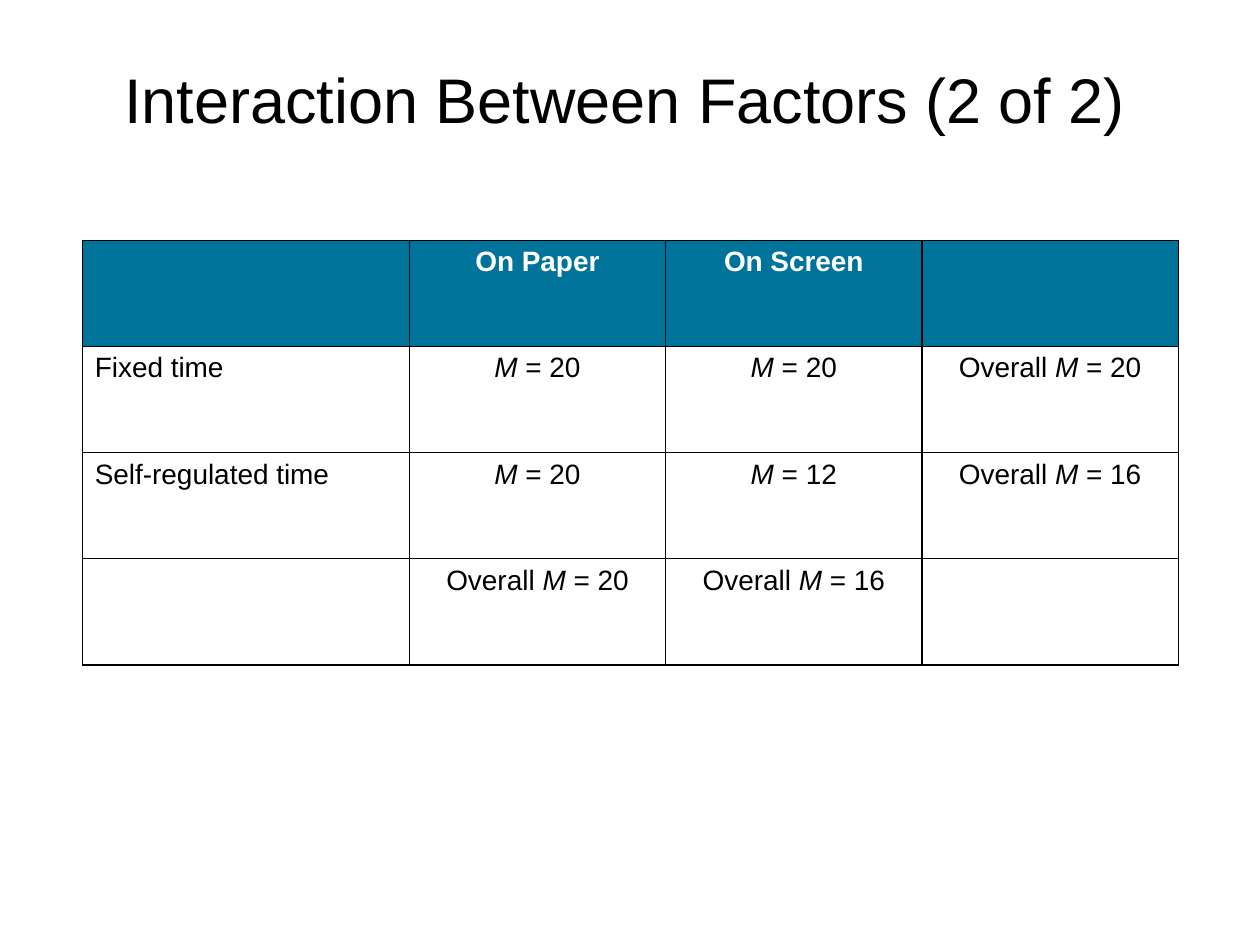
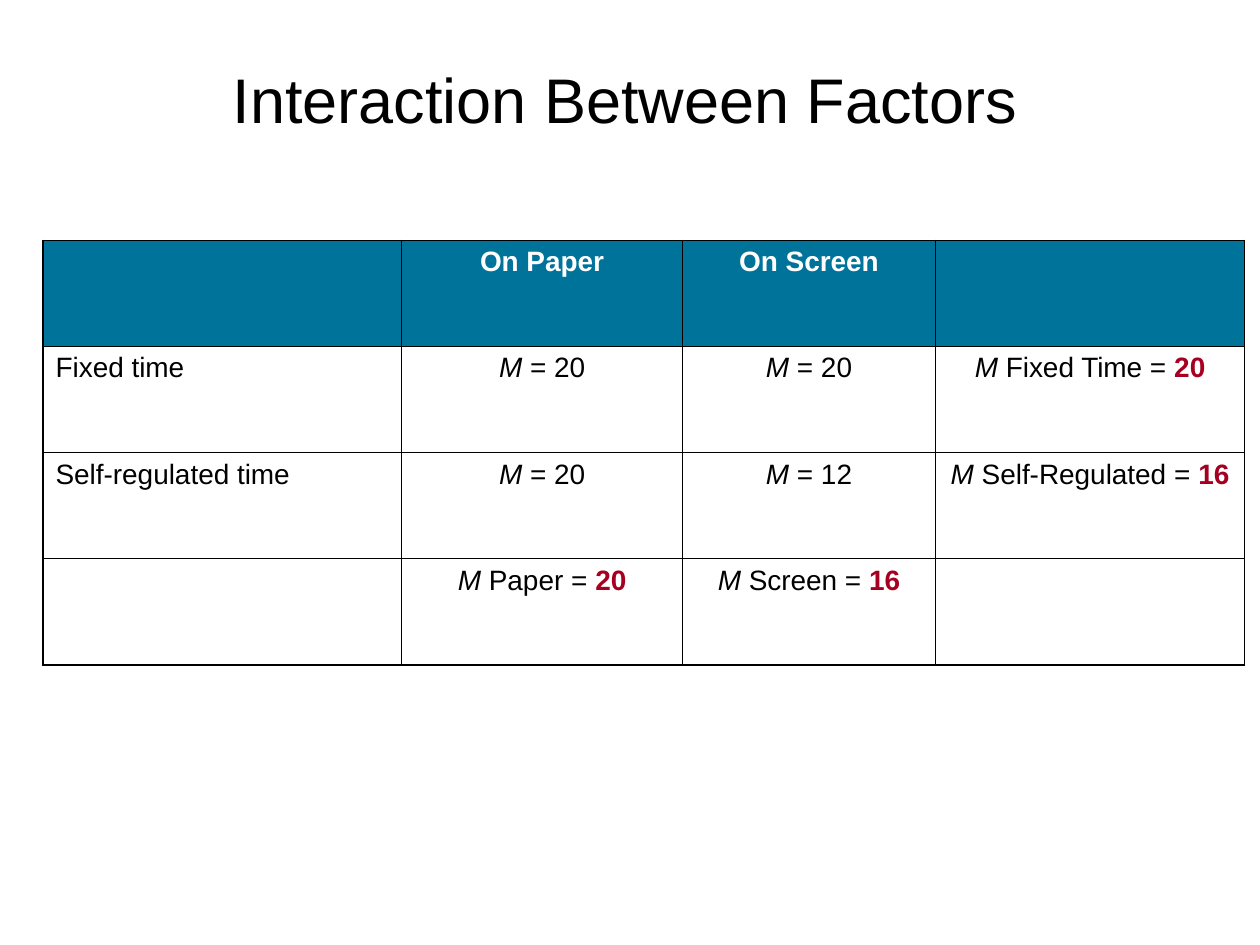
Before and after one commit to npm27/Teaching-Materials, a slide deck: slide 8 of Research Methods/Slides/Chapter 11.pptx (slide 6 before the commit). Drawn at 1260x945 pixels with LibreOffice and Linux fonts; fonts in the diff are those of the drawing. Boxes give left, top, right and bottom in pixels: in the first picture for what was removed or moved away, otherwise in the second. Text is boxed around its words. In the diff, an @@ line names an element or a change of style, - is before the commit and + after.

```diff
--- a/Research Methods/Slides/Chapter 11.pptx
+++ b/Research Methods/Slides/Chapter 11.pptx
@@ title at [233, 77, 1017, 124]: text changed @@
-Interaction Between Factors (2 of 2)
+Interaction Between Factors
@@ table at [43, 241, 1245, 665] @@
-row 2, column 4: Overall M = 20
+row 2, column 4: M Fixed Time = 20
-row 3, column 4: Overall M = 16
+row 3, column 4: M Self-Regulated = 16
-row 4, column 2: Overall M = 20
+row 4, column 2: M Paper = 20
-row 4, column 3: Overall M = 16
+row 4, column 3: M Screen = 16
@@ table: place and size @@
-table at [82, 241, 1177, 665]
+table at [43, 241, 1245, 665]
```
Also in this commit, not shown: 5 other slides changed, 6 slides added, 1 other file.
